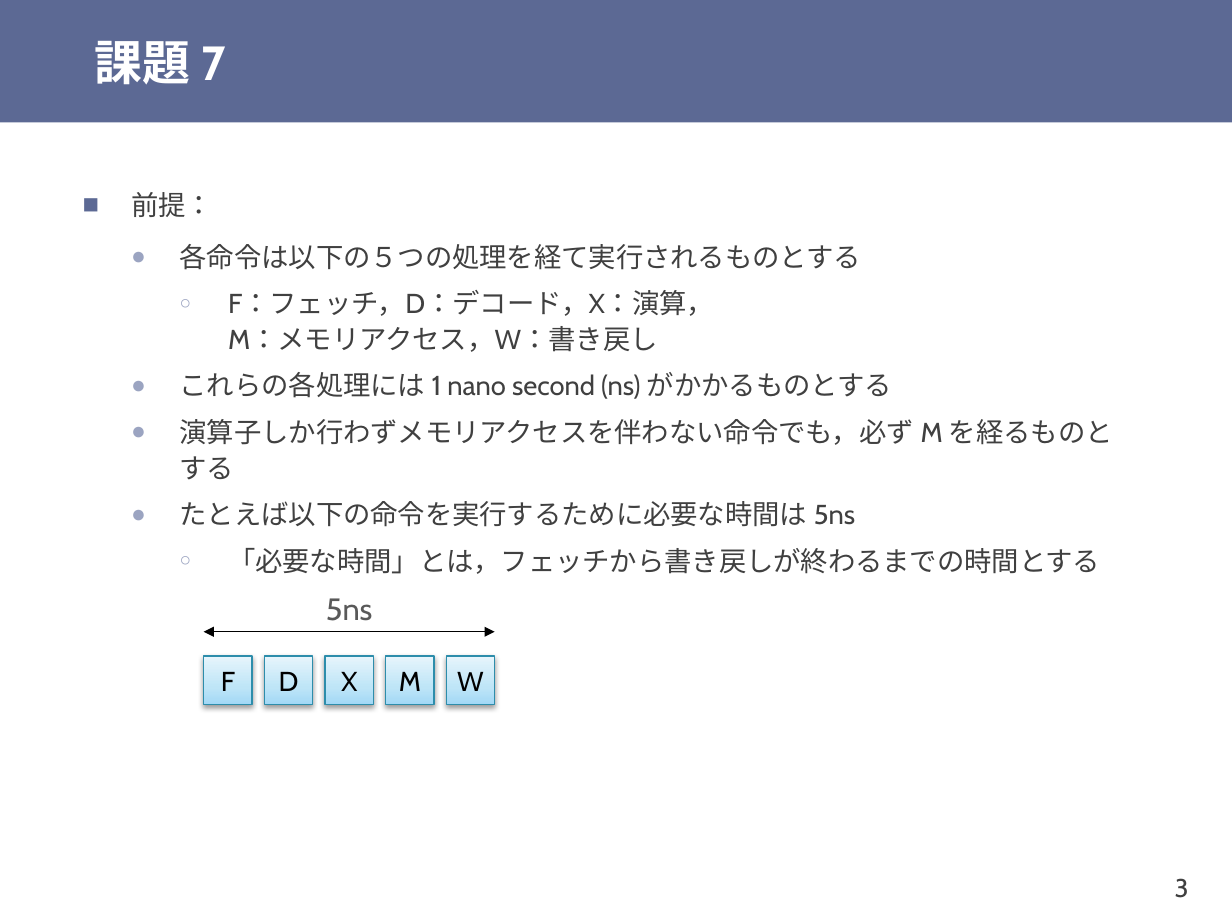
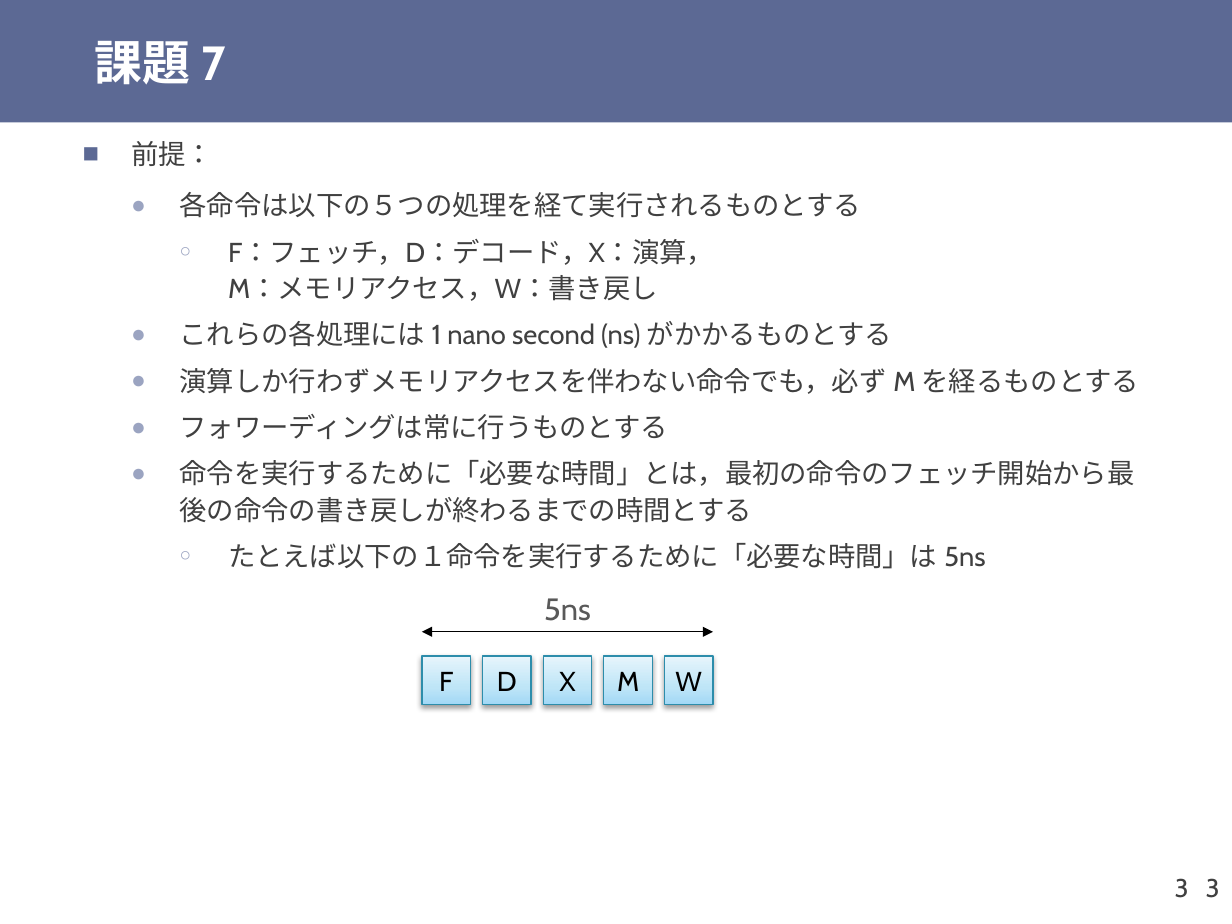
Before and after one commit to shioyadan/otya-computer-architecture-i, a slide deck: slide 3 of cai-shioya-08.pptx. Drawn at 1232x924 pixels with LibreOffice and Linux fonts; fonts in the diff are those of the drawing. Boxes give left, top, right and bottom in pixels: in the first picture for what was removed or moved away, otherwise in the second. Text is boxed around its words. In the diff, an @@ line names an element or a change of style, - is before the commit and + after.

```diff
--- a/cai-shioya-08.pptx
+++ b/cai-shioya-08.pptx
@@ text "前提：": place and size @@
-text "前提：" at (180,244,1113,574)
+text "前提：" at (131,141,1139,569)
@@ text at (180,368,1139,569): text changed @@
-  ● 演算子しか行わずメモリアクセスを伴わない命令でも，必ず M を経るものとする
-  ● たとえば以下の命令を実行するために必要な時間は 5ns
-    ○ 「必要な時間」とは，フェッチから書き戻しが終わるまでの時間とする
+  ● 演算しか行わずメモリアクセスを伴わない命令でも，必ず M を経るものとする
+  ● フォワーディングは常に行うものとする
+  ● 命令を実行するために「必要な時間」とは，最初の命令のフェッチ開始から最後の命令の書き戻しが終わるまでの時間とする
+    ○ たとえば以下の１命令を実行するために「必要な時間」は 5ns
@@ 5 rectangles, 1 text, 1 double arrow: place and size @@
-5 rectangles, 1 text, 1 double arrow at (203,598,495,703)
+5 rectangles, 1 text, 1 double arrow at (423,598,713,703)
```
Also in this commit, not shown: 24 other slides changed, 5 slides added, 9 slides removed, 1 other file.
